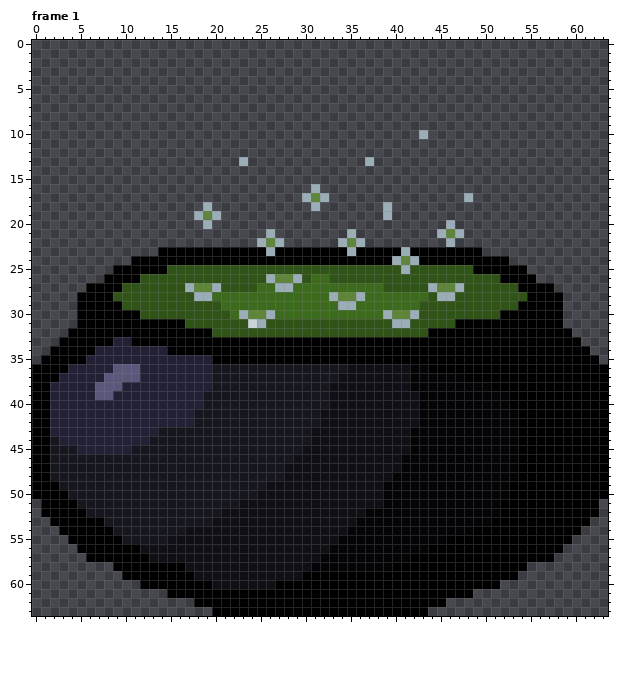
Edited in one commit: pixel-art file (PROJECT ART/CAULDRON INTRO.aseprite). Above is the file before it was changed.
64x64 pixels, 2 frames. Shown: frame 1. The commit also changed other frames, which this record leaves out.
New version:
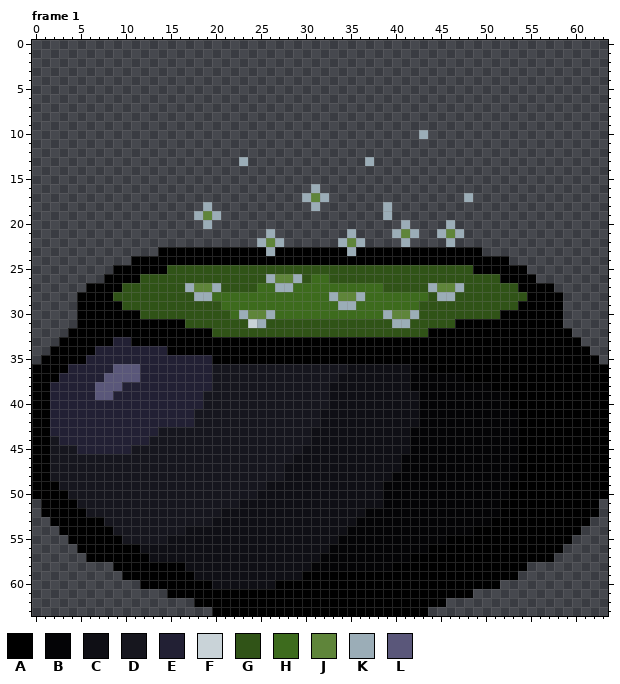
Palette (. is transparent): A #000000  B #040406  C #0f0f15  D #16161e  E #222034  F #c9d3d8  G #305317  H #3d6b1d  J #5f853a  K #9badb7  L #5a577a
The edit:
Frame 1, layer "Layer 3":
y 20: x 41 . -> K
y 21: x 40..42 ... -> KJK
y 22: x 41 . -> K
y 23: x 41 K -> A
y 24: x 40..42 KJK -> AAA
y 25: x 41 K -> G
